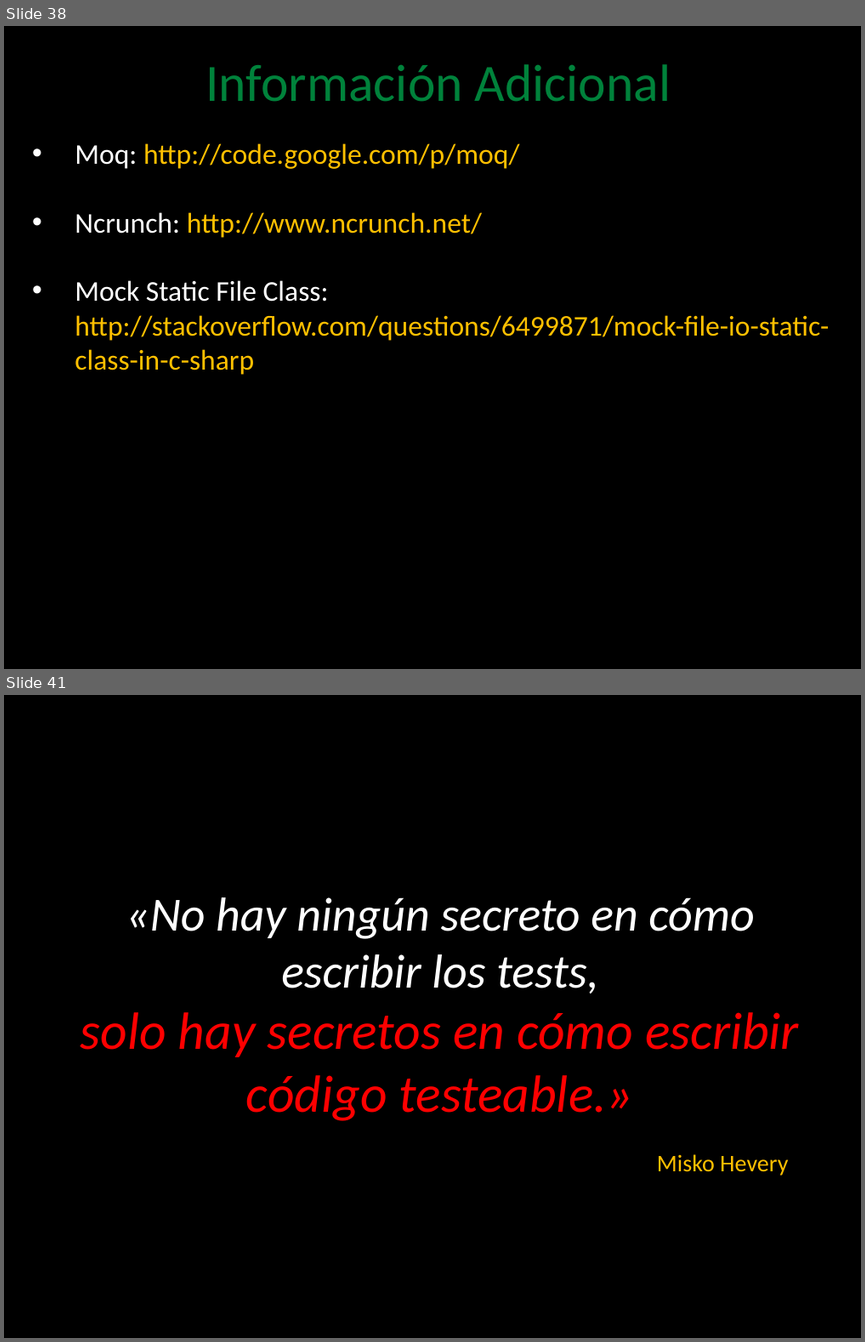
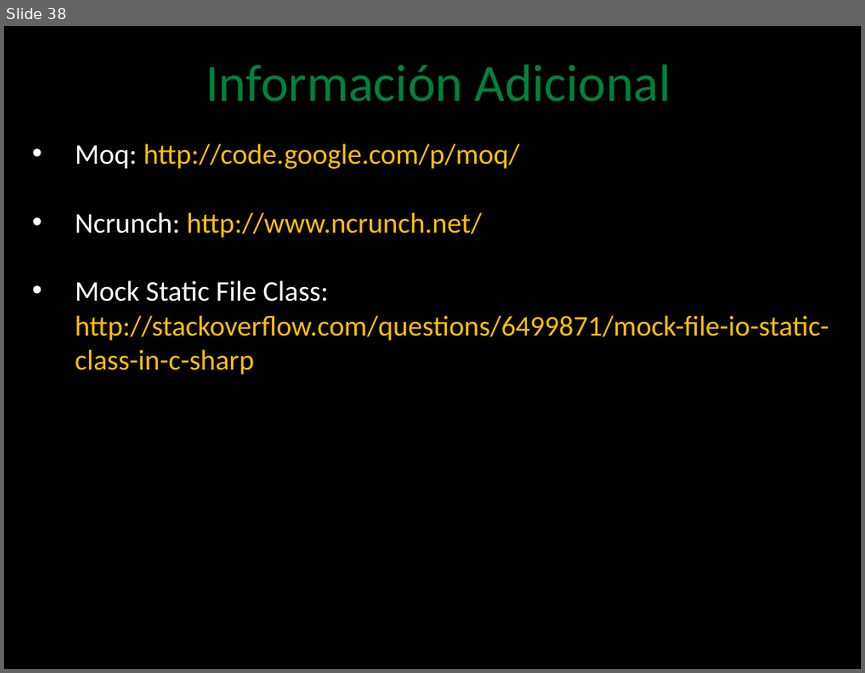
Before and after one commit to angelnunezsalazar/Test-Automation-NET, a slide deck: Diapositivas/2. Mocking.pptx. Shown one above the other, each under a label of ours: slides 38 and 41 before the commit, slide 38 after it; the slides between them are not shown. The pictures are 865x1342 and 865x673 pixels, drawn with LibreOffice and Linux fonts; fonts in the diff are those of the drawing; background and template pictures are left out. Boxes give left, top, right and bottom in pixels: in the first picture for what was removed or moved away, otherwise in the second. Text is boxed around its words. In the diff, an @@ line names an element or a change of style, - is before the commit and + after.

```diff
--- a/Diapositivas/2. Mocking.pptx
+++ b/Diapositivas/2. Mocking.pptx
@@ slide 41 removed at box(4, 695, 861, 1338), background picture (left out) @@
@@ title removed at box(80, 897, 799, 1121) @@
-«No hay ningún secreto en cómo escribir los tests,
-solo hay secretos en cómo escribir código testeable.»
@@ text removed at box(657, 1154, 788, 1175) @@
-Misko Hevery
```
Also in this commit, not shown: 13 other slides removed, 12 other files.
